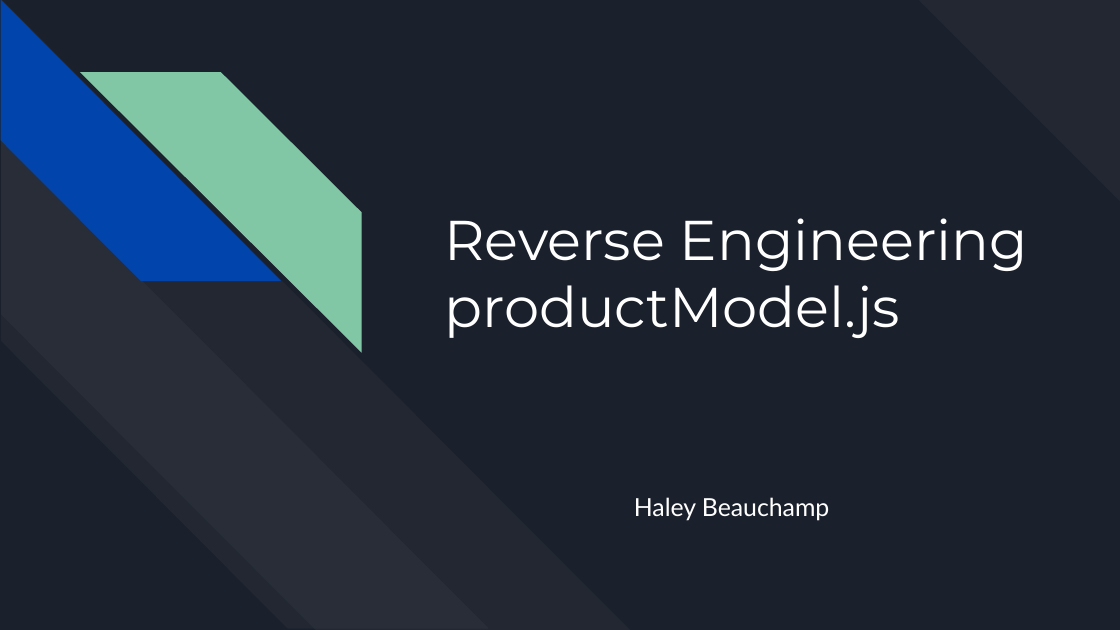
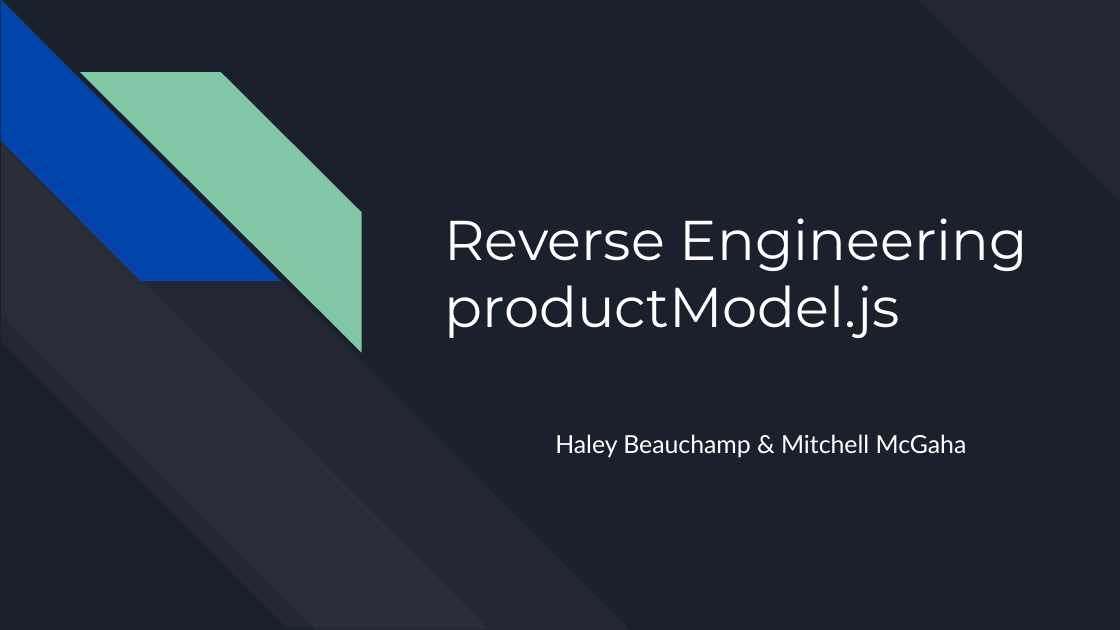
Before and after one commit to haley-beauchamp/RESTful-express-server, a slide deck: slide 1 of resources/beauchamp.pptx. Drawn at 1120x630 pixels with LibreOffice and Linux fonts; fonts in the diff are those of the drawing. Boxes give left, top, right and bottom in pixels: in the first picture for what was removed or moved away, otherwise in the second. Text is boxed around its words. In the diff, an @@ line names an element or a change of style, - is before the commit and + after.

Commit message:
updated powerpoint

```diff
--- a/resources/beauchamp.pptx
+++ b/resources/beauchamp.pptx
@@ subtitle at [555, 434, 967, 458]: text changed @@
-Haley Beauchamp
+Haley Beauchamp & Mitchell McGaha
```
